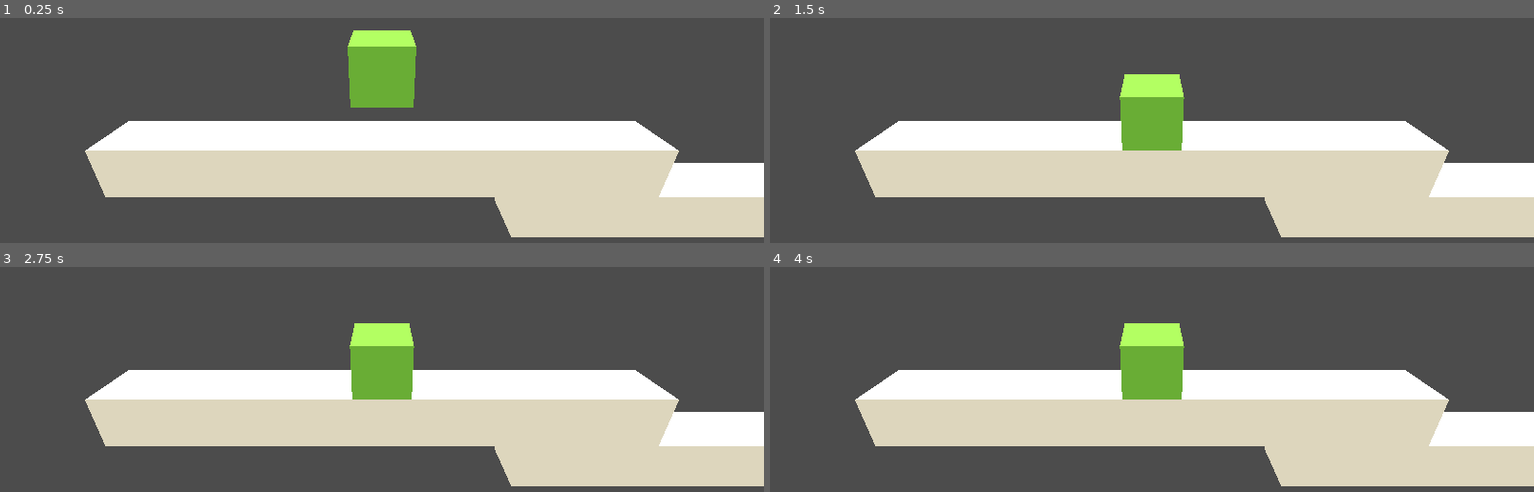
Above: before the commit, frames 1-4 (two rows, left to right).
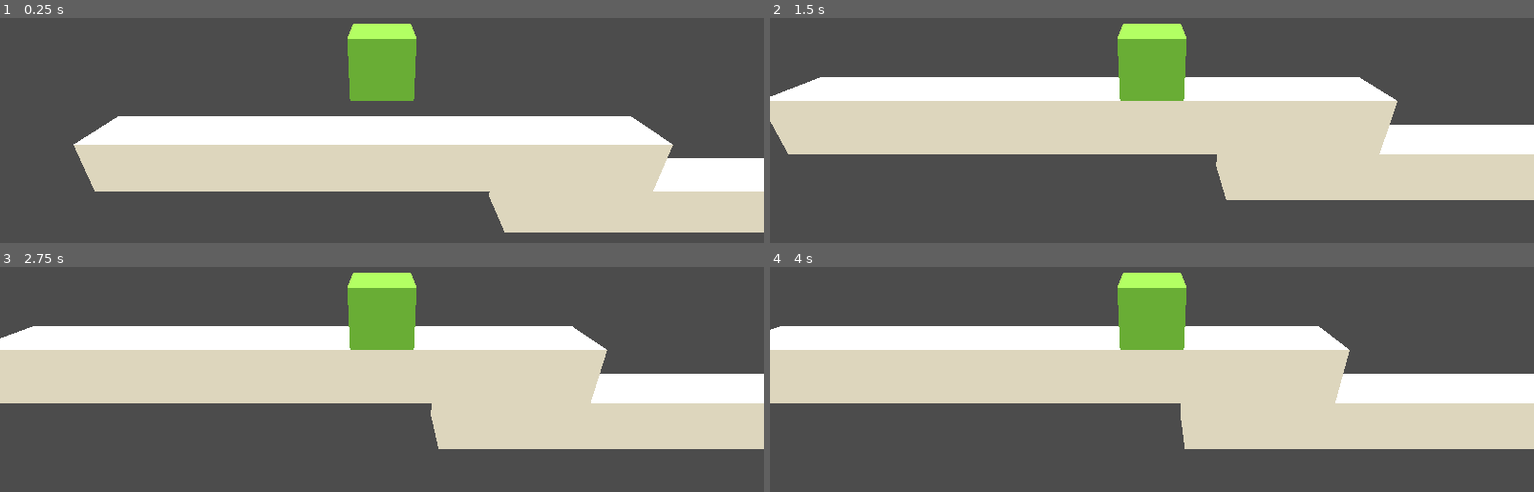
Above: after the commit, the same moments.

Repository: adngdb/ldjam45
Game: Godot game, scene res://Scenes/Main.tscn
Two runs of this game, one before a commit and one after it. Both use one fixed random seed, a clock stepped at 60 frames per second and the inputs below.
Inputs:
- Up to frame 1 (0.25 s): no input
- Up to frame 2 (1.5 s): no input
- Up to frame 3 (2.75 s): tap Enter at 2 s
- Up to frame 4 (4 s): no input

The runs differ from the first frame. In frame 1, 7.6% of the frame differs, in the area x 9-100%, y 2-98%; in frame 2, 47%, in the area x 0-100%, y 2-98%; in frame 3, 46%; in frame 4, 45%.

Commit message:
Move the player

Diff:
--- a/Scenes/Level00.tscn
+++ b/Scenes/Level00.tscn
@@ -1,10 +1,12 @@
-[gd_scene load_steps=4 format=2]
+[gd_scene load_steps=5 format=2]
 
 [sub_resource type="CubeMesh" id=1]
 
 [sub_resource type="PhysicsMaterial" id=2]
 
 [sub_resource type="BoxShape" id=3]
+
+[sub_resource type="BoxShape" id=4]
 
 [node name="Level00" type="Spatial"]
 
@@ -25,8 +27,7 @@
 material/0 = null
 
 [node name="StaticBody" type="StaticBody" parent="MeshInstance2"]
-transform = Transform( 1, 0, 0, 0, 1, 0, 0, 0, 1, -1.5, 2, 0 )
 physics_material_override = SubResource( 2 )
 
 [node name="CollisionShape" type="CollisionShape" parent="MeshInstance2/StaticBody"]
-shape = SubResource( 3 )
+shape = SubResource( 4 )
--- a/Scenes/Player.tscn
+++ b/Scenes/Player.tscn
@@ -1,22 +1,25 @@
-[gd_scene load_steps=5 format=2]
+[gd_scene load_steps=6 format=2]
 
-[sub_resource type="PhysicsMaterial" id=4]
+[ext_resource path="res://Scripts/Player.gd" type="Script" id=1]
 
-[sub_resource type="BoxShape" id=3]
+[sub_resource type="PhysicsMaterial" id=1]
 
-[sub_resource type="CubeMesh" id=1]
+[sub_resource type="BoxShape" id=2]
 
-[sub_resource type="SpatialMaterial" id=2]
+[sub_resource type="CubeMesh" id=3]
+
+[sub_resource type="SpatialMaterial" id=4]
 albedo_color = Color( 0.47451, 0.807843, 0.282353, 1 )
 
-[node name="Player" type="Spatial"]
+[node name="Player" type="RigidBody"]
+mode = 2
+physics_material_override = SubResource( 1 )
+script = ExtResource( 1 )
+force = 10.0
 
-[node name="RigidBody" type="RigidBody" parent="."]
-physics_material_override = SubResource( 4 )
+[node name="CollisionShape" type="CollisionShape" parent="."]
+shape = SubResource( 2 )
 
-[node name="CollisionShape" type="CollisionShape" parent="RigidBody"]
-shape = SubResource( 3 )
-
-[node name="MeshInstance" type="MeshInstance" parent="RigidBody"]
-mesh = SubResource( 1 )
-material/0 = SubResource( 2 )
+[node name="MeshInstance" type="MeshInstance" parent="."]
+mesh = SubResource( 3 )
+material/0 = SubResource( 4 )
--- /dev/null
+++ b/Scripts/Player.gd
@@ -0,0 +1,6 @@
+extends RigidBody
+
+export var force: float
+
+func _physics_process(delta):
+	add_central_force(Vector3(force, 0, 0))
